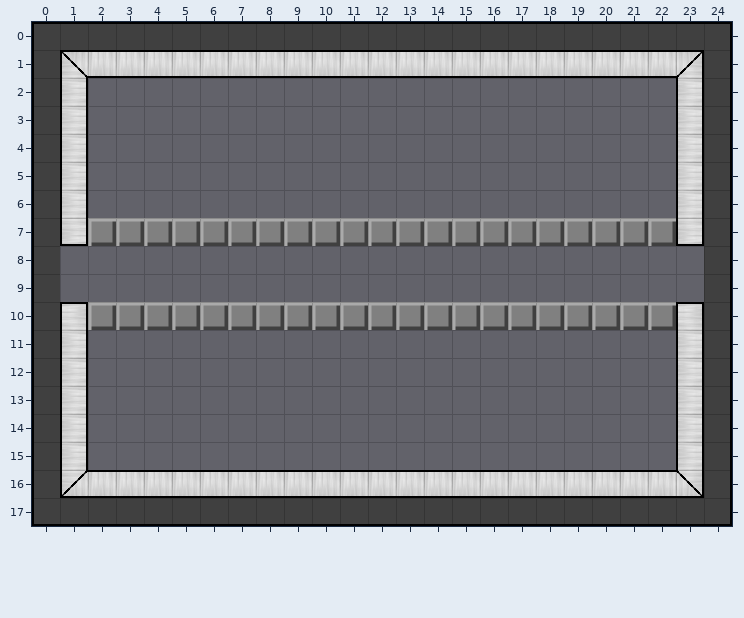
Tiled map, stored at src/level/max_level5.tmx. This is how it looked before the edit.
Cells are 32x32 px. Shown: x 0..24, y 0..17.
The result:
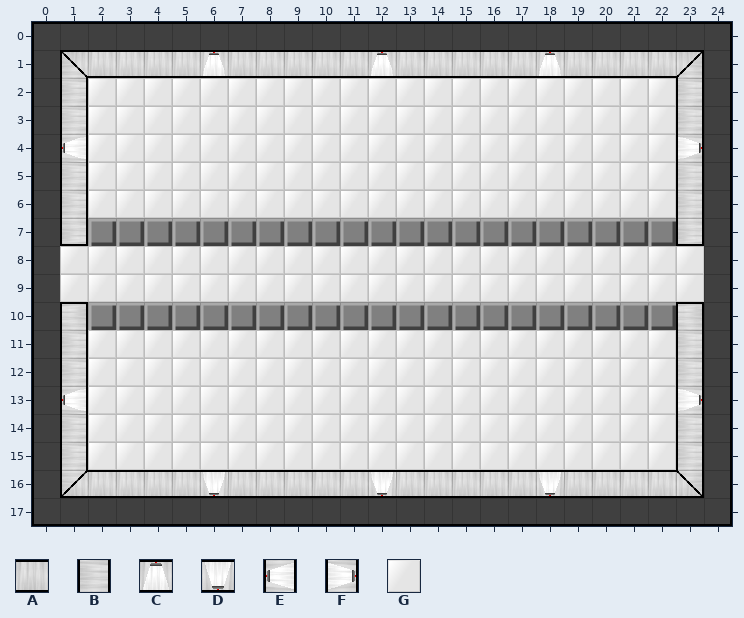
Key: from "tile": A 2, B 8, C 25, D 26, E 27, F 28, G 36.
_ is an empty cell.
Tiles of an added or newly shown layer are drawn over the layers below it.
Edits made:
Layer "Tile Layer 2" (added):
Tile G is added in rows 2 to 6 at x 2 to 22; in rows 8 to 9 at x 1 to 23; in rows 11 to 15 at x 2 to 22.
Layer "Tile Layer 1":
Tile C replaces tile A in row 1 at x 6, 12 and 18.
Tile D replaces tile A in row 16 at x 6, 12 and 18.
Tile E replaces tile B in row 4 at x 1; in row 13 at x 1.
Tile F replaces tile B in row 4 at x 23; in row 13 at x 23.
Boxes around the changes in both pictures, in picture pixels (x1, y1, x2, y2):
changed: (62, 52, 702, 218)
added: (60, 246, 704, 302)
changed: (62, 330, 702, 496)
